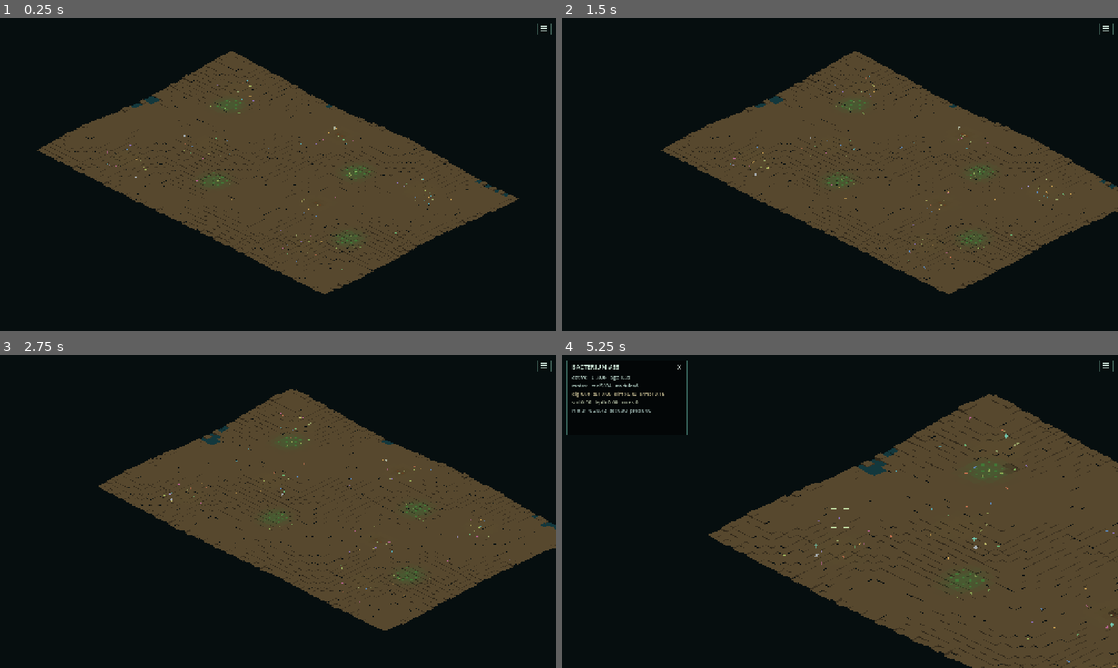
Above: before the commit, frames 1-4 (two rows, left to right).
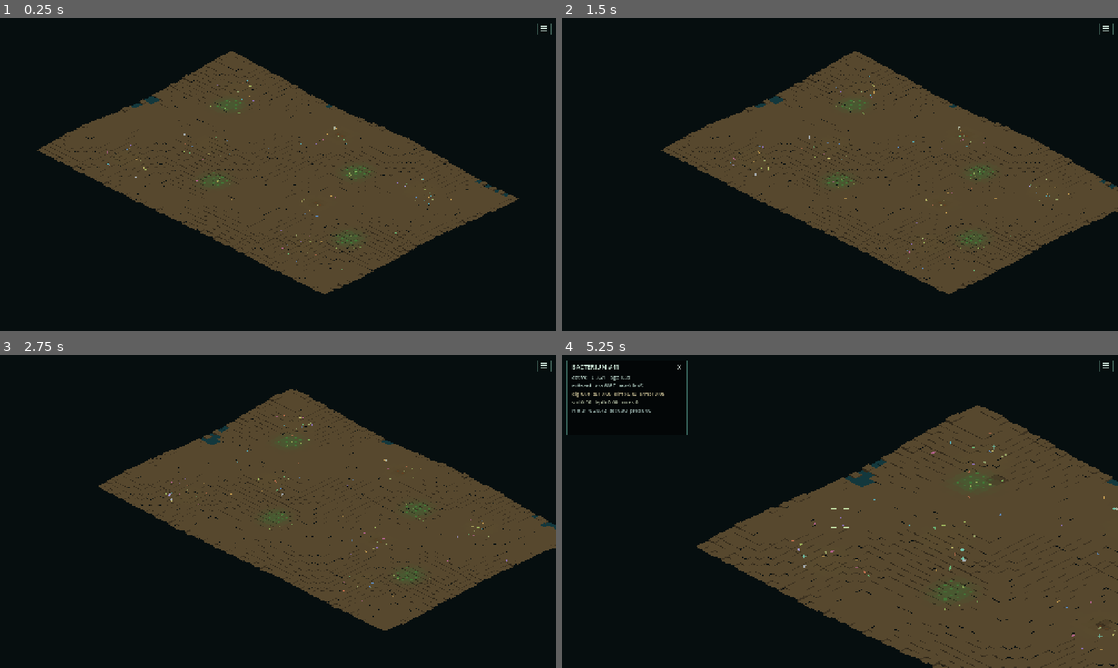
Above: after the commit, the same moments.

Repository: Rzbck/MicroC0re
Game: Godot game, scene res://src/app/main.tscn
The game is run twice, just before and just after one commit, with the same random seed, the same clock (stepped at 60 frames per second) and the same inputs.
Inputs (mouse positions are in pixels of both pictures, inside the frame that each line leads up to):
- Up to frame 1 (0.25 s): no input
- Up to frame 2 (1.5 s): tap Enter at 0.5 s; move the mouse to (962, 158) at 0.52 s; hold D 0.53-1.25 s; tap F at 0.6 s; click (962, 158) at 0.67 s; tap Space at 0.77 s; drag from (728, 190) to (812, 237) at 1.27 s
- Up to frame 3 (2.75 s): tap Space at 2 s; move the mouse to (333, 442) at 2.02 s; hold D from 2.03 s (still down); tap N at 2.1 s
- Up to frame 4 (5.25 s): release D at 2.75 s; drag from (812, 574) to (673, 464) at 2.77 s; move the mouse to (1006, 558) at 3.52 s; hold A 3.53-4.25 s; tap 2 at 3.6 s; tap Space at 3.77 s; drag from (673, 464) to (756, 433) at 4.27 s; tap Enter at 5 s; move the mouse to (867, 511) at 5.02 s; hold S from 5.03 s (still down); tap 4 at 5.1 s; click (867, 511) at 5.17 s

The runs differ from the first frame. In frame 1, less than 0.1% of the frame differs, in the area x 19-77%, y 24-76%; in frame 2, 0.1%; in frame 3, 0.1%; in frame 4, 8.4%, in the area x 2-100%, y 3-100%.

Commit message:
Seed stable phenotype species niches

Diff:
--- a/src/simulation/petri_simulation.gd
+++ b/src/simulation/petri_simulation.gd
@@ -475,6 +475,7 @@
 			rng.randf_range(-PI, PI)
 		)
 		cell.configure_founder(rng)
+		_apply_founder_niche(cell, 0, _i)
 		cell.energy = rng.randf_range(2.6, 3.5)
 		cell.length = minimum_length * float(cell.gene_size) * rng.randf_range(0.96, 1.08)
 		cell.sensed_memory = nutrient.sample_world(position)
@@ -525,6 +526,7 @@
 			rng.randf_range(0.0, TAU)
 		)
 		proto.configure_founder(rng)
+		_apply_founder_niche(proto, 1, proto_index)
 		proto.lineage_hue = wrapf(0.48 + float(proto_index) * 0.055, 0.0, 1.0)
 		protozoa.append(proto)
 
@@ -557,6 +559,7 @@
 			rng.randf_range(0.0, TAU)
 		)
 		ciliate.configure_founder(rng)
+		_apply_founder_niche(ciliate, 2, ciliate_index)
 		ciliates.append(ciliate)
 
 	# Small flagellate bacterivores form an intermediate trophic tier. They
@@ -579,6 +582,7 @@
 			rng.randf_range(0.0, TAU)
 		)
 		flagellate.configure_founder(rng)
+		_apply_founder_niche(flagellate, 3, flagellate_index)
 		flagellate.energy = rng.randf_range(3.8, 4.8)
 		flagellates.append(flagellate)
 
@@ -594,6 +598,7 @@
 			rng.randf_range(0.0, TAU)
 		)
 		colony.configure_founder(rng)
+		_apply_founder_niche(colony, 6, hypha_index)
 		colony.energy = rng.randf_range(4.4, 5.4)
 		hyphae.append(colony)
 
@@ -616,6 +621,7 @@
 			rng.randf_range(0.0, TAU)
 		)
 		alga.configure_founder(rng)
+		_apply_founder_niche(alga, 4, algae_index)
 		alga.energy = rng.randf_range(2.8, 3.8)
 		microalgae.append(alga)
 
@@ -638,6 +644,7 @@
 			rng.randf_range(0.0, TAU)
 		)
 		yeast.configure_founder(rng)
+		_apply_founder_niche(yeast, 5, yeast_index)
 		yeast.energy = rng.randf_range(2.4, 3.2)
 		decomposers.append(yeast)
 
@@ -3205,7 +3212,11 @@
 		1.0
 	)
 	var ecotype_fraction: float = (
-		float(_ecotype_counts[_ecotype_pressure_bin(int(cell.ecotype_id))])
+		float(
+			_ecotype_counts[
+				_ecotype_pressure_bin(phenotype_species_id(cell, 0))
+			]
+		)
 		/ float(maxi(1, bacteria.size()))
 	)
 	var ecotype_pressure: float = clampf(
@@ -3240,6 +3251,62 @@
 		0,
 		LINEAGE_BIN_COUNT - 1
 	)
+
+
+func _species_bin(value: float, minimum: float, maximum: float) -> int:
+	var normalized: float = clampf(
+		(value - minimum) / maxf(0.0001, maximum - minimum),
+		0.0,
+		0.9999
+	)
+	return floori(normalized * 3.0)
+
+
+func _species_mix(signature: int, value: int) -> int:
+	return posmod(signature * 31 + value + 17, 2147483000)
+
+
+func phenotype_species_id(agent: Variant, family_code: int) -> int:
+	# Exact ecotypes are intentionally much finer than species. A species only
+	# changes when meaningful phenotype/niche thresholds are crossed.
+	var signature: int = 1009 + family_code * 100003
+	match family_code:
+		0:
+			signature = _species_mix(signature, int(agent.guild))
+			signature = _species_mix(signature, _species_bin((float(agent.gene_speed) + float(agent.gene_chemotaxis)) * 0.5, 0.55, 1.75))
+			signature = _species_mix(signature, _species_bin((float(agent.gene_uptake) + float(agent.gene_growth)) * 0.5, 0.55, 1.65))
+			signature = _species_mix(signature, _species_bin((float(agent.gene_adhesion) + float(agent.gene_dormancy)) * 0.5, 0.45, 1.70))
+			signature = _species_mix(signature, _species_bin(float(agent.gene_size), 0.70, 1.50))
+		1:
+			signature = _species_mix(signature, _species_bin(float(agent.gene_speed), 0.55, 1.70))
+			signature = _species_mix(signature, _species_bin(float(agent.gene_engulf), 0.55, 1.75))
+			signature = _species_mix(signature, _species_bin(float(agent.gene_size), 0.70, 1.50))
+		2:
+			signature = _species_mix(signature, _species_bin(float(agent.gene_speed), 0.60, 1.85))
+			signature = _species_mix(signature, _species_bin(float(agent.gene_capture), 0.60, 1.75))
+			signature = _species_mix(signature, _species_bin(float(agent.gene_size), 0.75, 1.45))
+		3:
+			signature = _species_mix(signature, _species_bin(float(agent.gene_speed), 0.60, 1.80))
+			signature = _species_mix(signature, _species_bin(float(agent.gene_capture), 0.55, 1.75))
+			signature = _species_mix(signature, _species_bin(float(agent.gene_metabolism), 0.60, 1.50))
+		4:
+			signature = _species_mix(signature, _species_bin(float(agent.gene_light_use), 0.55, 1.75))
+			signature = _species_mix(signature, _species_bin(float(agent.gene_exudate), 0.50, 1.85))
+			signature = _species_mix(signature, _species_bin(float(agent.gene_drift), 0.50, 1.70))
+		5:
+			signature = _species_mix(signature, _species_bin(float(agent.gene_detritus), 0.50, 1.85))
+			signature = _species_mix(signature, _species_bin(float(agent.gene_mineralize), 0.50, 1.85))
+			signature = _species_mix(signature, _species_bin(float(agent.gene_growth), 0.55, 1.70))
+		6:
+			signature = _species_mix(signature, _species_bin(float(agent.gene_branch), 0.45, 1.85))
+			signature = _species_mix(signature, _species_bin(float(agent.gene_enzyme), 0.50, 1.75))
+			signature = _species_mix(signature, _species_bin(float(agent.gene_efficiency), 0.55, 1.65))
+	return signature
+
+
+func species_visual_hue(agent: Variant, family_code: int) -> float:
+	var species_id: int = phenotype_species_id(agent, family_code)
+	return float(posmod(species_id * 73 + family_code * 131, 997)) / 997.0
 
 
 func _ecotype_pressure_bin(ecotype_id: int) -> int:
@@ -3261,8 +3328,10 @@
 		living_count += 1
 		var bin_index: int = _lineage_bin(float(cell.lineage_hue))
 		_lineage_counts[bin_index] += 1
-		var ecotype_bin: int = _ecotype_pressure_bin(int(cell.ecotype_id))
-		_ecotype_counts[ecotype_bin] += 1
+		var species_bin: int = _ecotype_pressure_bin(
+			phenotype_species_id(cell, 0)
+		)
+		_ecotype_counts[species_bin] += 1
 	return living_count
 
 
@@ -4359,6 +4428,112 @@
 		_try_wake_refugium(5, _refugia_hypha)
 
 
+func _apply_founder_niche(agent: Variant, family_code: int, index: int) -> void:
+	# Seed several genuinely different strategies per guild. These are starting
+	# conditions only: mutation and selection can merge, erase or split them.
+	match family_code:
+		0:
+			match posmod(index, 6):
+				0:
+					agent.gene_speed *= 1.22
+					agent.gene_chemotaxis *= 1.18
+					agent.gene_growth *= 0.88
+				1:
+					agent.gene_adhesion *= 1.34
+					agent.gene_dormancy *= 1.18
+					agent.gene_speed *= 0.82
+				2:
+					agent.gene_uptake *= 1.28
+					agent.gene_growth *= 0.92
+					agent.gene_dormancy *= 1.12
+				3:
+					agent.gene_growth *= 1.26
+					agent.gene_uptake *= 1.14
+					agent.gene_dormancy *= 0.78
+				4:
+					agent.gene_dormancy *= 1.38
+					agent.gene_growth *= 0.78
+					agent.gene_competence *= 1.20
+				5:
+					agent.gene_size *= 1.22
+					agent.gene_adhesion *= 1.22
+					agent.gene_speed *= 0.86
+		1:
+			match posmod(index, 3):
+				0:
+					agent.gene_speed *= 1.24
+					agent.gene_perception *= 1.16
+					agent.gene_size *= 0.90
+				1:
+					agent.gene_engulf *= 1.28
+					agent.gene_size *= 1.18
+					agent.gene_speed *= 0.82
+				2:
+					agent.gene_perception *= 1.30
+					agent.gene_metabolism *= 0.82
+			agent.radius = 3.2 * float(agent.gene_size)
+		2:
+			if posmod(index, 2) == 0:
+				agent.gene_speed *= 1.24
+				agent.gene_perception *= 1.20
+				agent.gene_capture *= 0.90
+			else:
+				agent.gene_capture *= 1.26
+				agent.gene_size *= 1.14
+				agent.gene_speed *= 0.88
+			agent.radius = 2.4 * float(agent.gene_size)
+		3:
+			match posmod(index, 3):
+				0:
+					agent.gene_speed *= 1.24
+					agent.gene_capture *= 0.90
+				1:
+					agent.gene_capture *= 1.24
+					agent.gene_size *= 1.12
+				2:
+					agent.gene_metabolism *= 0.78
+					agent.gene_perception *= 1.22
+			agent.radius = 1.35 * float(agent.gene_size)
+		4:
+			match posmod(index, 4):
+				0:
+					agent.gene_light_use *= 1.28
+					agent.gene_drift *= 0.80
+				1:
+					agent.gene_growth *= 1.24
+					agent.gene_exudate *= 0.82
+				2:
+					agent.gene_exudate *= 1.34
+					agent.gene_growth *= 0.88
+				3:
+					agent.gene_drift *= 1.30
+					agent.gene_light_use *= 0.92
+			agent.radius = 1.35 * float(agent.gene_size)
+		5:
+			match posmod(index, 3):
+				0:
+					agent.gene_detritus *= 1.30
+					agent.gene_mineralize *= 0.86
+				1:
+					agent.gene_mineralize *= 1.30
+					agent.gene_growth *= 0.88
+				2:
+					agent.gene_growth *= 1.22
+					agent.gene_metabolism *= 1.08
+			agent.radius = 1.55 * float(agent.gene_size)
+		6:
+			match posmod(index, 3):
+				0:
+					agent.gene_growth *= 1.24
+					agent.gene_branch *= 0.86
+				1:
+					agent.gene_branch *= 1.30
+					agent.gene_efficiency *= 0.90
+				2:
+					agent.gene_enzyme *= 1.30
+					agent.gene_efficiency *= 1.16
+
+
 func _allocate_id() -> int:
 	var result: int = _next_id
 	_next_id += 1
@@ -4837,6 +5012,8 @@
 
 func evolution_metrics() -> Dictionary:
 	var ecotypes: Dictionary = {}
+	var species: Dictionary = {}
+	var species_by_family: Array[Dictionary] = [{}, {}, {}, {}, {}, {}, {}]
 	var lineage_bins: Dictionary = {}
 	var maximum_generation: int = 0
 	var structural_total: int = 0
@@ -4848,6 +5025,9 @@
 		if cell == null or bool(cell.consumed):
 			continue
 		ecotypes[int(cell.ecotype_id)] = true
+		var bacterial_species: int = phenotype_species_id(cell, 0)
+		species[bacterial_species] = true
+		species_by_family[0][bacterial_species] = true
 		lineage_bins[_lineage_bin(float(cell.lineage_hue))] = true
 		maximum_generation = maxi(maximum_generation, int(cell.generation))
 		structural_total += int(cell.structural_mutations)
@@ -4855,12 +5035,18 @@
 		transformation_total += int(cell.transformation_events)
 		capability_mix_total += int(cell.capability_mix_events)
 
-	for group in [protozoa, ciliates, flagellates, microalgae, decomposers, hyphae]:
+	var family_groups: Array = [protozoa, ciliates, flagellates, microalgae, decomposers, hyphae]
+	for group_index in range(family_groups.size()):
+		var group: Array = family_groups[group_index]
+		var family_code: int = group_index + 1
 		for organism in group:
 			if organism == null:
 				continue
 			if "consumed" in organism and bool(organism.consumed):
 				continue
+			var organism_species: int = phenotype_species_id(organism, family_code)
+			species[organism_species] = true
+			species_by_family[family_code][organism_species] = true
 			maximum_generation = maxi(maximum_generation, int(organism.generation))
 			if "lineage_hue" in organism:
 				lineage_bins[_lineage_bin(float(organism.lineage_hue))] = true
@@ -4869,6 +5055,14 @@
 
 	return {
 		"ecotypes": ecotypes.size(),
+		"species": species.size(),
+		"species_bacteria": species_by_family[0].size(),
+		"species_protozoa": species_by_family[1].size(),
+		"species_ciliates": species_by_family[2].size(),
+		"species_flagellates": species_by_family[3].size(),
+		"species_algae": species_by_family[4].size(),
+		"species_decomposers": species_by_family[5].size(),
+		"species_hyphae": species_by_family[6].size(),
 		"lineage_bins": lineage_bins.size(),
 		"max_generation": maximum_generation,
 		"structural_mutations": structural_total,
--- a/tests/smoke_test.gd
+++ b/tests/smoke_test.gd
@@ -485,6 +485,8 @@
 		errors.append("determinism: identical seeds produced different signatures")
 
 	var evolution_probe: Dictionary = first.evolution_metrics()
+	if int(evolution_probe.get("species", 0)) < 4:
+		errors.append("evolution: phenotype species clustering produced too little diversity")
 	if int(evolution_probe.get("ecotypes", 0)) <= 0:
 		errors.append("evolution: ecotype telemetry reported no diversity")
 	if int(evolution_probe.get("max_generation", -1)) < 0:
